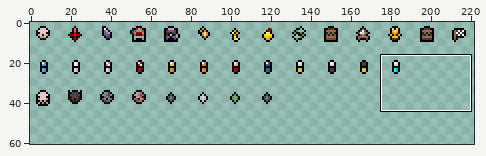
Sprite sheet: resources/gfx/ui/minimapapi/custom_icons.png. Above: a wide view before the commit, with the close-up outlined.
Close-up. Before the commit:
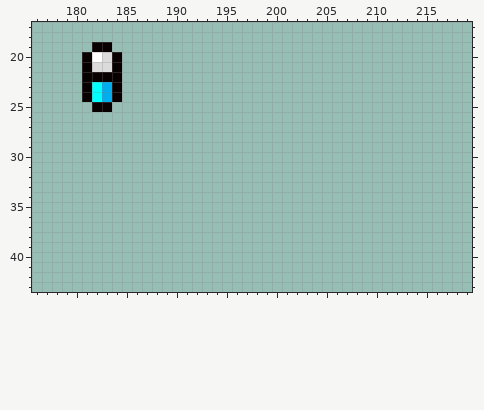
The file is 256x256 pixels. Colours within 5 levels of each other are drawn and written as one. Shown: x 176..219, y 17..43. The wide view leaves out empty margins. The commit also changed other parts of the picture, which this record leaves out.
Once edited:
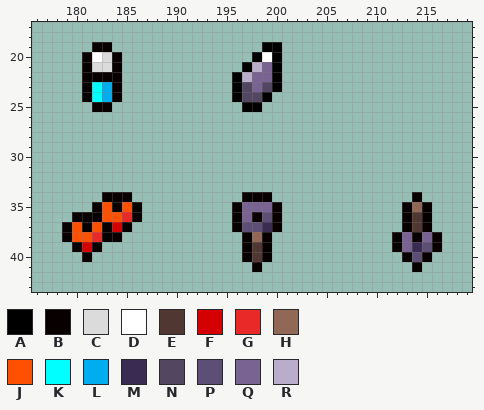
Palette (. is transparent): A #000000  B #080000  C #dbdbdb  D #ffffff  E #513731  F #d40001  G #e92828  H #916755  J #ff4f00  K #00ffff  L #00aef0  M #392b51  N #524660  P #5c4e75  Q #786392  R #baaccb
What changed:
{"y":19,"x":199,"old":"..","new":"AA"}
{"y":20,"x":198,"old":"...","new":"ADA"}
{"y":21,"x":197,"old":"....","new":"ARQA"}
{"y":22,"x":196,"old":".....","new":"ARQQA"}
{"y":23,"x":196,"old":".....","new":"ANQNA"}
{"y":24,"x":196,"old":"....","new":"ANNA"}
{"y":25,"x":197,"old":"..","new":"AA"}
{"y":34,"x":183,"old":"...","new":"BBB"}
{"y":34,"x":197,"old":"...","new":"BBB"}
{"y":34,"x":214,"old":".","new":"B"}
{"y":35,"x":182,"old":".....","new":"BJBJB"}
{"y":35,"x":196,"old":".....","new":"BQQQB"}
{"y":35,"x":213,"old":"...","new":"BHB"}
{"y":36,"x":180,"old":".......","new":"BBBJJGB"}
{"y":36,"x":196,"old":".....","new":"BQBPB"}
{"y":36,"x":213,"old":"...","new":"BEB"}
{"y":37,"x":179,"old":".......","new":"BJBJBFB"}
{"y":37,"x":196,"old":".....","new":"BPPMB"}
{"y":37,"x":213,"old":"...","new":"BEB"}
{"y":38,"x":179,"old":"......","new":"BJJGBB"}
{"y":38,"x":197,"old":"...","new":"BHB"}
{"y":38,"x":212,"old":".....","new":"BQBQB"}
{"y":39,"x":180,"old":"...","new":"BFB"}
{"y":39,"x":197,"old":"...","new":"BEB"}
{"y":39,"x":212,"old":".....","new":"BQMPB"}
{"y":40,"x":181,"old":".","new":"B"}
{"y":40,"x":197,"old":"...","new":"BEB"}
{"y":40,"x":213,"old":"...","new":"BPB"}
{"y":41,"x":198,"old":".","new":"B"}
{"y":41,"x":214,"old":".","new":"B"}
{"label":"added","picture_box":[232,42,282,112]}
{"label":"added","picture_box":[62,192,142,262]}
{"label":"added","picture_box":[232,192,282,272]}
{"label":"added","picture_box":[392,192,442,272]}
